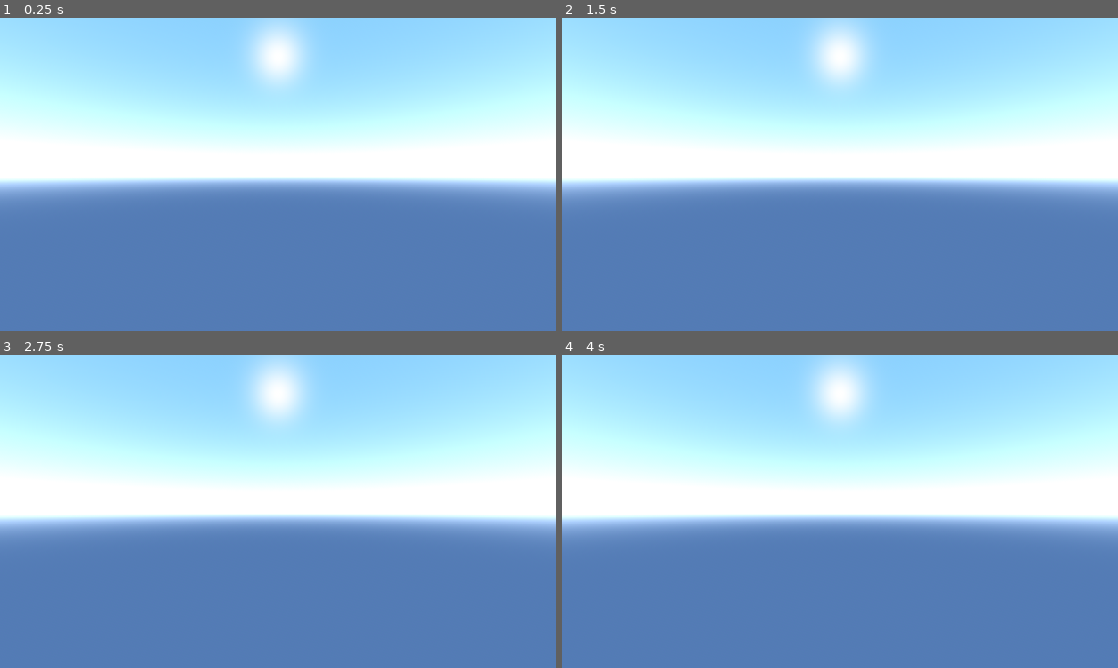
Above: before the commit, frames 1-4 (two rows, left to right).
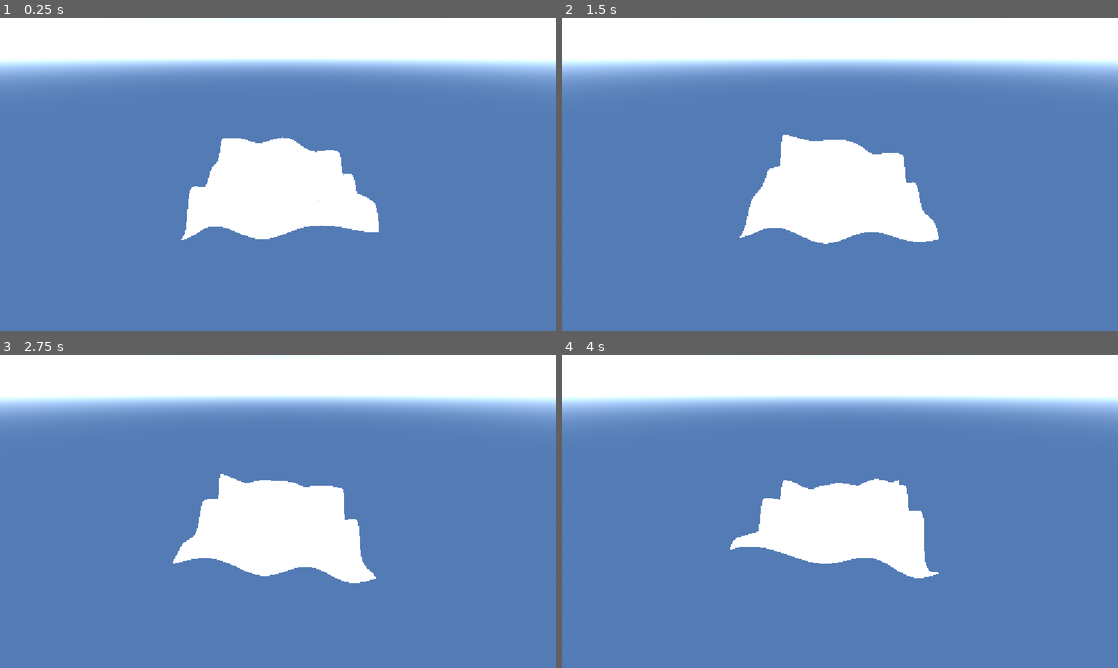
Above: after the commit, the same moments.

Repository: sujityp/ocean-shader
Game: Godot game, scene res://waterworld_2.tscn
Same seed, same stepped clock (60 frames per second), same inputs: the game is played once before the commit and once after it. This scene is started directly instead of the project's main scene.
Inputs (mouse positions are in pixels of both pictures, inside the frame that each line leads up to):
- Up to frame 1 (0.25 s): no input
- Up to frame 2 (1.5 s): move the mouse to (962, 158) at 0.52 s; hold D (move_right, bound only after the commit) 0.53-1.28 s; hold Shift 0.53-1.28 s; click (962, 158) at 0.67 s; move the mouse to (728, 190) at 1.27 s; hold S (move_backward, bound only after the commit) from 1.28 s (still down); tap Shift at 1.35 s; click (728, 190) at 1.42 s
- Up to frame 3 (2.75 s): move the mouse to (333, 442) at 2.02 s; release S (move_backward, bound only after the commit) at 2.03 s; hold D (move_right, bound only after the commit) from 2.03 s (still down); hold Shift from 2.03 s (still down); click (333, 442) at 2.17 s
- Up to frame 4 (4 s): move the mouse to (812, 574) at 2.77 s; release D (move_right, bound only after the commit) at 2.78 s; release Shift at 2.78 s; hold W (move_forward, bound only after the commit) 2.78-3.53 s; tap Shift at 2.85 s; click (812, 574) at 2.92 s; move the mouse to (1006, 558) at 3.52 s; hold A (move_left, bound only after the commit) from 3.53 s (still down); hold Shift from 3.53 s (still down); click (1006, 558) at 3.67 s

The runs differ from the first frame. In frame 1, 57% of the frame differs, in the area x 0-100%, y 0-71%; in frame 2, 58%, in the area x 0-100%, y 0-73%; in frame 3, 57%; in frame 4, 56%.

Commit message:
CB-000001: Updated sum of sines approach to modify vertex height only, camera motion

Diff:
--- /dev/null
+++ b/camera_3d2.gd
@@ -0,0 +1,69 @@
+extends Camera3D
+
+@export var move_speed: float = 1.0
+@export var look_sensitivity: float = 0.003
+@export var zoom_speed: float = 0.1
+
+var _is_orbiting: bool = false
+var _is_panning: bool = false
+
+func _ready() -> void:
+	# Ensure the camera can process input
+	set_process_input(true)
+
+func _unhandled_input(event: InputEvent) -> void:
+	# Mouse Button Press/Release
+	if event is InputEventMouseButton:
+		if event.button_index == MOUSE_BUTTON_LEFT:
+			# Shift + MMB = Pan | MMB = Orbit
+			if Input.is_key_pressed(KEY_SHIFT):
+				_is_panning = event.pressed
+				_is_orbiting = false
+			else:
+				_is_orbiting = event.pressed
+				_is_panning = false
+
+			# Toggle mouse capture mode based on state
+			if _is_orbiting or _is_panning:
+				Input.mouse_mode = Input.MOUSE_MODE_CAPTURED
+			else:
+				Input.mouse_mode = Input.MOUSE_MODE_VISIBLE
+
+		# Scroll Wheel Zooming
+		if event.button_index == MOUSE_BUTTON_WHEEL_UP:
+			translate_object_local(Vector3(0, 0, -zoom_speed))
+		elif event.button_index == MOUSE_BUTTON_WHEEL_DOWN:
+			translate_object_local(Vector3(0, 0, zoom_speed))
+
+	# Mouse Movement
+	if event is InputEventMouseMotion:
+		if _is_orbiting:
+			# Orbiting rotates around local X and global Y
+			rotate_y(-event.relative.x * look_sensitivity)
+			rotate_object_local(Vector3.RIGHT, -event.relative.y * look_sensitivity)
+		elif _is_panning:
+			# Panning moves along the camera's local X and Y axes
+			translate_object_local(Vector3(
+				-event.relative.x * look_sensitivity * move_speed,
+				event.relative.y * look_sensitivity * move_speed,
+				0
+			))
+
+func _process(delta: float) -> void:
+	# Fly mode (Right Click + WASD) like the editor
+	if Input.is_mouse_button_pressed(MOUSE_BUTTON_RIGHT):
+		Input.mouse_mode = Input.MOUSE_MODE_CAPTURED
+
+		var input_dir: Vector3 = Vector3.ZERO
+		if Input.is_action_pressed("move_forward"): input_dir.z -= 1
+		if Input.is_action_pressed("move_backward"): input_dir.z += 1
+		if Input.is_action_pressed("move_left"): input_dir.x -= 1
+		if Input.is_action_pressed("move_right"): input_dir.x += 1
+		if Input.is_action_pressed("move_up"): input_dir.y += 1
+		if Input.is_action_pressed("move_down"): input_dir.y -= 1
+
+		translate_object_local(input_dir.normalized() * move_speed * delta)
+	elif not _is_orbiting and not _is_panning:
+		# Release mouse control if no camera action is active
+		if Input.mouse_mode == Input.MOUSE_MODE_CAPTURED:
+			Input.mouse_mode = Input.MOUSE_MODE_VISIBLE
--- /dev/null
+++ b/ocean_mesh_instance_3d_2.gd
@@ -0,0 +1,24 @@
+extends MeshInstance3D
+
+@export var NUM_WAVES: int = 10
+
+func _ready() -> void:
+	var curr_mesh = get_active_material(0)
+	if not curr_mesh: return
+
+	var directions: Array[Vector2] = []
+	var waveparams: Array[Vector4] = []
+
+	for i in range(NUM_WAVES):
+		var theta = randf_range(0, 2*PI)
+		var dir: Vector2 = Vector2(cos(theta), sin(theta))
+		var amp = randf_range(0, 0.1)
+		var freq = randf_range(0, 10)
+		var speed = randf_range(0, 1)
+		var phase = randf_range(0, 2*PI)
+
+		directions.append(dir)
+		waveparams.append(Vector4(amp, freq, speed, phase))
+
+		curr_mesh.set_shader_parameter("wave_params", waveparams)
+		curr_mesh.set_shader_parameter("wave_directions", directions)
--- a/project.godot
+++ b/project.godot
@@ -20,6 +20,39 @@
 window/stretch/mode="canvas_items"
 window/stretch/aspect="expand"
 
+[input]
+
+move_forward={
+"deadzone": 0.2,
+"events": [Object(InputEventKey,"resource_local_to_scene":false,"resource_name":"","device":-1,"window_id":0,"alt_pressed":false,"shift_pressed":false,"ctrl_pressed":false,"meta_pressed":false,"pressed":false,"keycode":0,"physical_keycode":87,"key_label":0,"unicode":119,"location":0,"echo":false,"script":null)
+]
+}
+move_backward={
+"deadzone": 0.2,
+"events": [Object(InputEventKey,"resource_local_to_scene":false,"resource_name":"","device":-1,"window_id":0,"alt_pressed":false,"shift_pressed":false,"ctrl_pressed":false,"meta_pressed":false,"pressed":false,"keycode":0,"physical_keycode":83,"key_label":0,"unicode":115,"location":0,"echo":false,"script":null)
+]
+}
+move_left={
+"deadzone": 0.2,
+"events": [Object(InputEventKey,"resource_local_to_scene":false,"resource_name":"","device":-1,"window_id":0,"alt_pressed":false,"shift_pressed":false,"ctrl_pressed":false,"meta_pressed":false,"pressed":false,"keycode":0,"physical_keycode":65,"key_label":0,"unicode":97,"location":0,"echo":false,"script":null)
+]
+}
+move_right={
+"deadzone": 0.2,
+"events": [Object(InputEventKey,"resource_local_to_scene":false,"resource_name":"","device":-1,"window_id":0,"alt_pressed":false,"shift_pressed":false,"ctrl_pressed":false,"meta_pressed":false,"pressed":false,"keycode":0,"physical_keycode":68,"key_label":0,"unicode":100,"location":0,"echo":false,"script":null)
+]
+}
+move_up={
+"deadzone": 0.2,
+"events": [Object(InputEventKey,"resource_local_to_scene":false,"resource_name":"","device":-1,"window_id":0,"alt_pressed":false,"shift_pressed":false,"ctrl_pressed":false,"meta_pressed":false,"pressed":false,"keycode":0,"physical_keycode":69,"key_label":0,"unicode":101,"location":0,"echo":false,"script":null)
+]
+}
+move_down={
+"deadzone": 0.2,
+"events": [Object(InputEventKey,"resource_local_to_scene":false,"resource_name":"","device":-1,"window_id":0,"alt_pressed":false,"shift_pressed":false,"ctrl_pressed":false,"meta_pressed":false,"pressed":false,"keycode":0,"physical_keycode":67,"key_label":0,"unicode":99,"location":0,"echo":false,"script":null)
+]
+}
+
 [physics]
 
 3d/physics_engine="Jolt Physics"
--- a/waterworld_2.gdshader
+++ b/waterworld_2.gdshader
@@ -4,12 +4,26 @@
 const int MAX_WAVES = 64;
 
 group_uniforms Sum_of_sines;
-uniform int wave_count = 10;
+uniform int wave_count = 4;
+
+// Wave params stored as (amplitude, positional frequency, speed, phase)
 uniform vec4 wave_params[MAX_WAVES];
-uniform vec4 wave_directions[MAX_WAVES];
+uniform vec2 wave_directions[MAX_WAVES];
 
 void vertex() {
-	// Called for every vertex the material is visible on.
+	float height = 0.0;
+	for (int i = 0; i<MAX_WAVES; i++) {
+		if (i>=wave_count) break;
+
+		float amp = wave_params[i].x;
+		float xfreq = wave_params[i].y;
+		float speed = wave_params[i].z;
+		float phase = wave_params[i].w;
+		vec2 dir = wave_directions[i];
+
+		height += amp * sin(xfreq*dot(dir, VERTEX.xz) + speed*TIME + phase);
+	}
+	VERTEX.y = height;
 }
 
 void fragment() {
--- a/waterworld_2.tscn
+++ b/waterworld_2.tscn
@@ -1,6 +1,8 @@
 [gd_scene format=4 uid="uid://r7eipgq5kl7q"]
 
 [ext_resource type="Shader" uid="uid://dcy2875qssc7o" path="res://waterworld_2.gdshader" id="1_huof7"]
+[ext_resource type="Script" uid="uid://b3cnijxpejmny" path="res://ocean_mesh_instance_3d_2.gd" id="2_271hf"]
+[ext_resource type="Script" uid="uid://ceub8xavfmmjd" path="res://camera_3d2.gd" id="3_ng0tj"]
 
 [sub_resource type="ProceduralSkyMaterial" id="ProceduralSkyMaterial_huof7"]
 sky_top_color = Color(0.5294118, 0.80784315, 0.98039216, 1)
@@ -20,7 +22,7 @@
 shader = ExtResource("1_huof7")
 shader_parameter/wave_count = 10
 shader_parameter/wave_params = PackedVector4Array(0, 0, 0, 0, 0, 0, 0, 0, 0, 0, 0, 0, 0, 0, 0, 0, 0, 0, 0, 0, 0, 0, 0,  …(698 unchanged characters)…
-shader_parameter/wave_directions = PackedVector4Array(0, 0, 0, 0, 0, 0, 0, 0, 0, 0, 0, 0, 0, 0, 0, 0, 0, 0, 0, 0, 0, 0, 0, 0, 0, 0, 0, 0, 0, 0, 0, 0, 0, 0, 0, 0, 0, 0, 0, 0, 0, 0, 0, 0, 0, 0, 0, 0, 0, 0, 0, 0, 0, 0, 0, 0, 0, 0, 0, 0, 0, 0, 0, 0, 0, 0, 0, 0, 0, 0, 0, 0, 0, 0, 0, 0, 0, 0, 0, 0, 0, 0, 0, 0, 0, 0, 0, 0, 0, 0, 0, 0, 0, 0, 0, 0, 0, 0, 0, 0, 0, 0, 0, 0, 0, 0, 0, 0, 0, 0, 0, 0, 0, 0, 0, 0, 0, 0, 0, 0, 0, 0, 0, 0, 0, 0, 0, 0, 0, 0, 0, 0, 0, 0, 0, 0, 0, 0, 0, 0, 0, 0 …(343 unchanged characters)…
+shader_parameter/wave_directions = PackedVector2Array(0, 0, 0, 0, 0, 0, 0, 0, 0, 0, 0, 0, 0, 0 …(343 unchanged characters)…
 
 [sub_resource type="PlaneMesh" id="PlaneMesh_pe36x"]
 material = SubResource("ShaderMaterial_sus3h")
@@ -38,5 +40,8 @@
 
 [node name="OceanMeshInstance3D" type="MeshInstance3D" parent="." unique_id=1147473991]
 mesh = SubResource("PlaneMesh_pe36x")
+script = ExtResource("2_271hf")
 
 [node name="Camera3D" type="Camera3D" parent="." unique_id=240506554]
+transform = Transform3D(-0.9992972, 0.018999286, -0.032313157, 0, 0.8620328, 0.50685257, 0.037484836, 0.50649637, -0.86142695, -0.090865694, 1.4252867, -2.4223619)
+script = ExtResource("3_ng0tj")
Not shown, added: camera_3d2.gd.uid
Not shown, added: ocean_mesh_instance_3d_2.gd.uid
